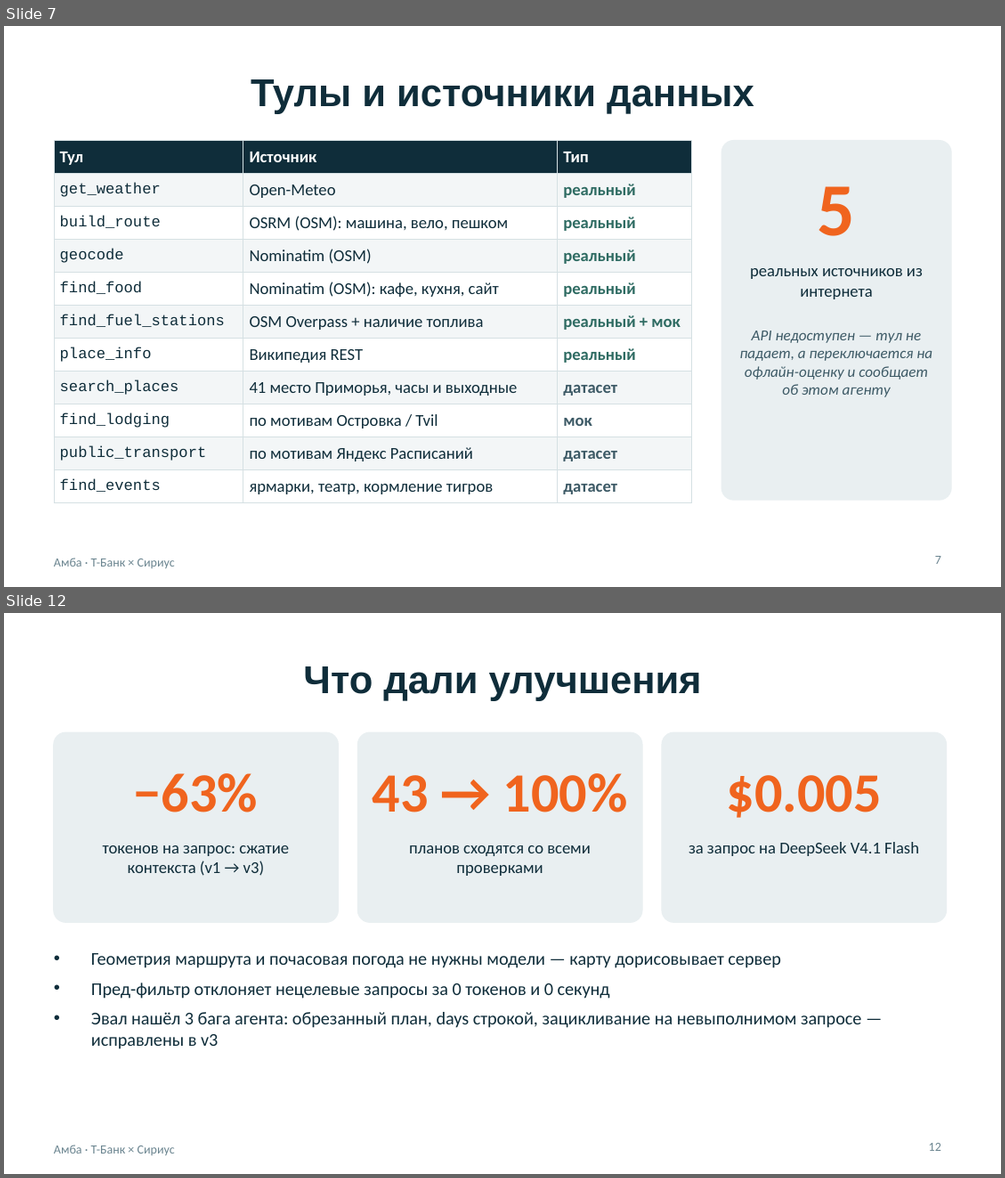
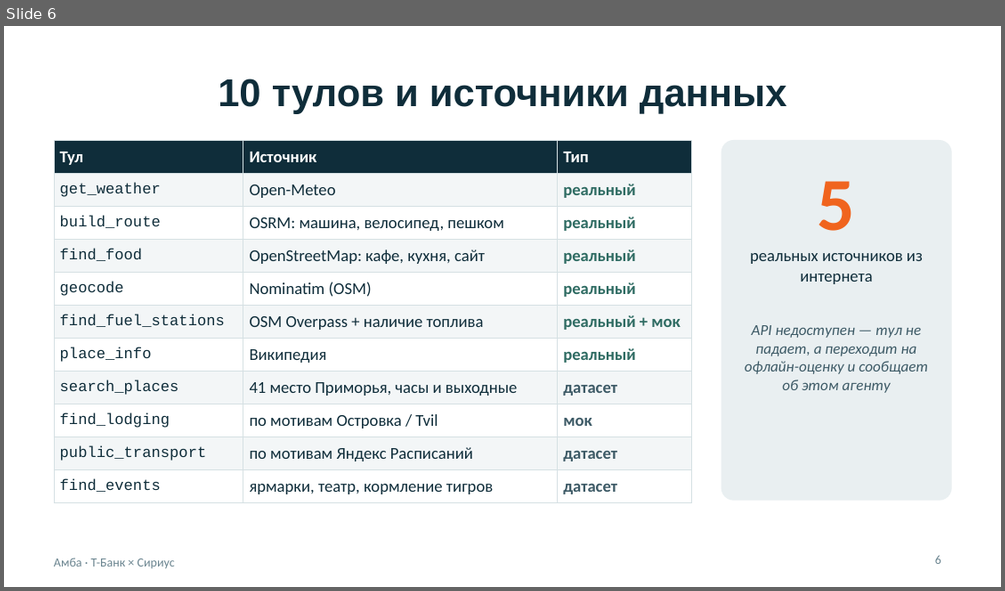
Before and after one commit to BessolitsinGleb/AI-ta, a slide deck: presentation/Amba_Travel_AI.pptx. Shown one above the other, each under a label of ours: slides 7 and 12 before the commit, slide 6 after it; the slides between them are not shown. The pictures are 1005x1178 and 1005x591 pixels, drawn with LibreOffice and Linux fonts; fonts in the diff are those of the drawing. Boxes give left, top, right and bottom in pixels: in the first picture for what was removed or moved away, otherwise in the second. Text is boxed around its words. In the diff, an @@ line names an element or a change of style, - is before the commit and + after.

```diff
--- a/presentation/Amba_Travel_AI.pptx
+++ b/presentation/Amba_Travel_AI.pptx
@@ slide 12 removed at <box>4,613,1001,1174</box>, background #FFFFFF; not listed: 1 template element that a slide beside it also shows @@
@@ title removed at <box>303,666,702,701</box> @@
-Что дали улучшения
@@ rounded rectangle removed at <box>54,732,338,922</box> @@
@@ rounded rectangle removed at <box>358,732,642,922</box> @@
@@ rounded rectangle removed at <box>662,732,946,922</box> @@
@@ text removed at <box>134,773,258,812</box> @@
-−63%
@@ text removed at <box>372,773,628,812</box> @@
-43 → 100%
@@ text removed at <box>727,775,882,818</box> @@
-$0.005
@@ text removed at <box>103,845,289,876</box> @@
-токенов на запрос: сжатие контекста (v1 → v3)
@@ text removed at <box>409,845,591,876</box> @@
-планов сходятся со всеми проверками
@@ text removed at <box>688,842,919,856</box> @@
-за запрос на DeepSeek V4.1 Flash
@@ text removed at <box>91,953,862,1049</box> @@
-• Геометрия маршрута и почасовая погода не нужны модели — карту дорисовывает сервер
-• Пред-фильтр отклоняет нецелевые запросы за 0 токенов и 0 секунд
-• Эвал нашёл 3 бага агента: обрезанный план, days строкой, зацикливание на невыполнимом запросе — исправлены в v3
@@ page number removed at <box>929,1143,941,1151</box> @@
-12
@@ what was slide 7 is now slide 6 @@
@@ slide 6 changed as well @@
@@ title at <box>218,79,787,114</box>: text changed @@
-Тулы и источники данных
+10 тулов и источники данных
@@ table at <box>54,141,692,498</box> @@
-row 3: build_route | OSRM (OSM): машина, вело, пешком | реальный
+row 3: build_route | OSRM: машина, велосипед, пешком | реальный
+row 4: find_food | OpenStreetMap: кафе, кухня, сайт | реальный
-row 5: find_food | Nominatim (OSM): кафе, кухня, сайт | реальный
-row 7, column 2: Википедия REST
+row 7, column 2: Википедия
@@ text "5" at <box>817,181,856,231</box>: vertical alignment middle to top @@
@@ text "реальных источников из интернета" at <box>750,253,922,284</box>: vertical alignment middle to top @@
@@ text at <box>744,325,928,393</box>: text changed @@
-API недоступен — тул не падает, а переключается на офлайн-оценку и сообщает об этом агенту
+API недоступен — тул не падает, а переходит на офлайн-оценку и сообщает об этом агенту
@@ page number at <box>935,555,941,564</box>: text changed @@
-7
+6
```
Also in this commit, not shown: 7 other slides changed, 4 slides added, 6 other slides removed, 5 other files.
